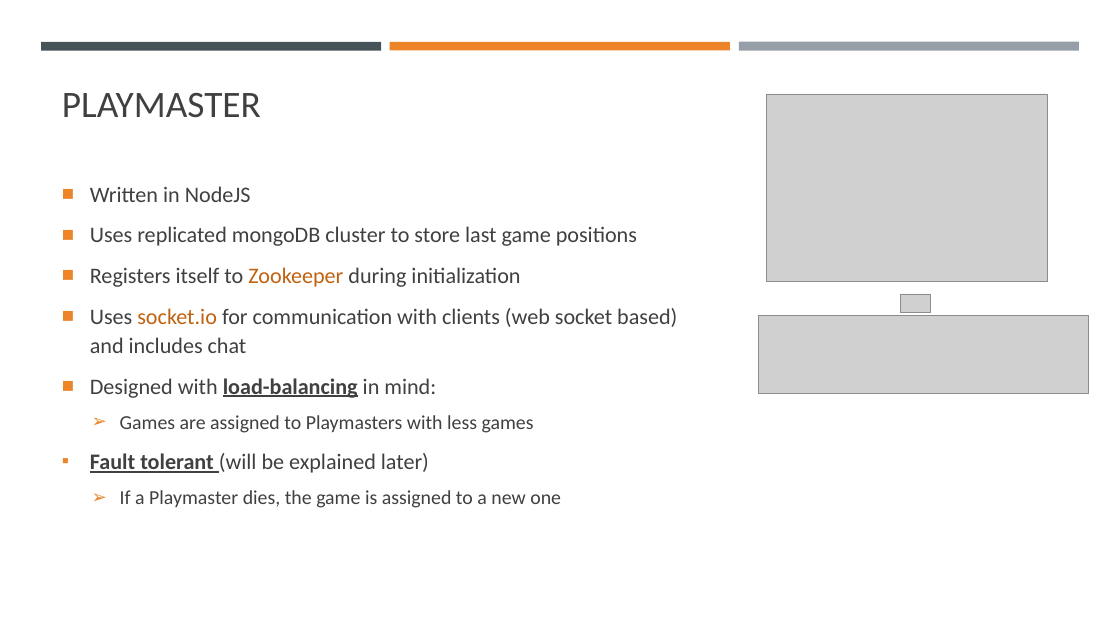
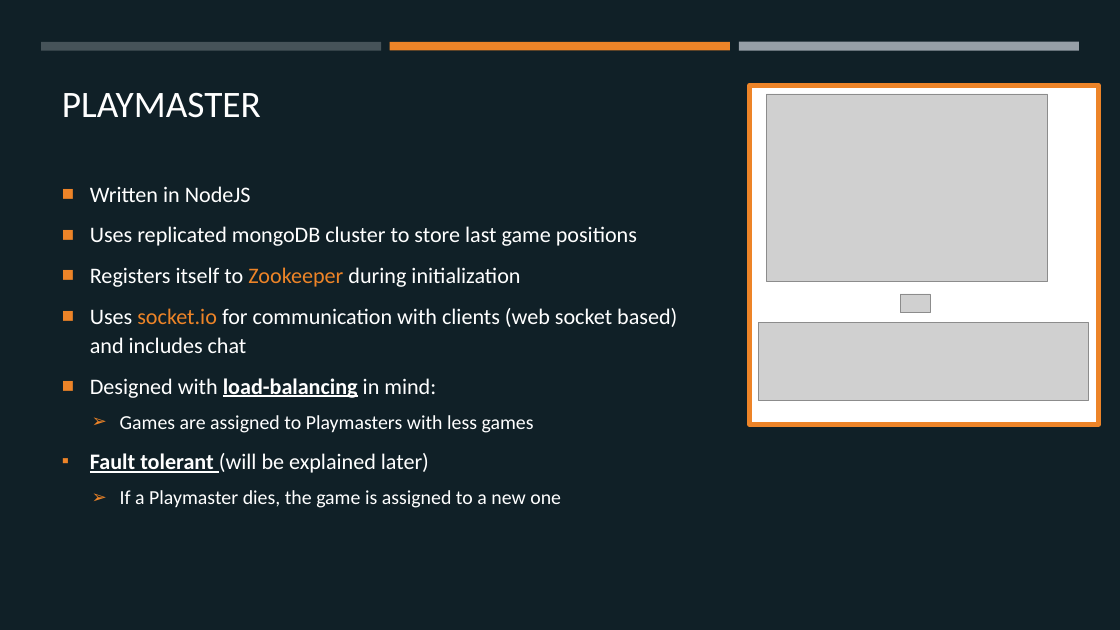
Before and after one commit to margaeor/COMP414-Distributed-Systems, a slide deck: slide 11 of presentation/Distributed.pptx (slide 9 before the commit). Drawn at 1120x630 pixels with LibreOffice and Linux fonts; fonts in the diff are those of the drawing; grey boxes stand for pictures. Boxes give left, top, right and bottom in pixels: in the first picture for what was removed or moved away, otherwise in the second. Text is boxed around its words. In the diff, an @@ line names an element or a change of style, - is before the commit and + after.

```diff
--- a/presentation/Distributed.pptx
+++ b/presentation/Distributed.pptx
@@ background #FFFFFF to #102027 @@
@@ title "PLAYMASTER" at box(62, 92, 261, 118): text colour #404040 to #FFFFFF @@
@@ rectangle added at box(750, 86, 1099, 424), fill #FFFFFF, outline #ED8428 4.5 pt @@
@@ text "Written in ΝodeJS" at box(90, 186, 677, 508): text colour #404040 to #FFFFFF; text colour #C06210 to #ED8428 in "Zookeeper", "socket.io" @@
@@ picture: place and size @@
-picture at box(759, 315, 1089, 393)
+picture at box(759, 322, 1089, 400)
```
Also in this commit, not shown: 14 other slides changed, 2 slides added, 1 other file.
